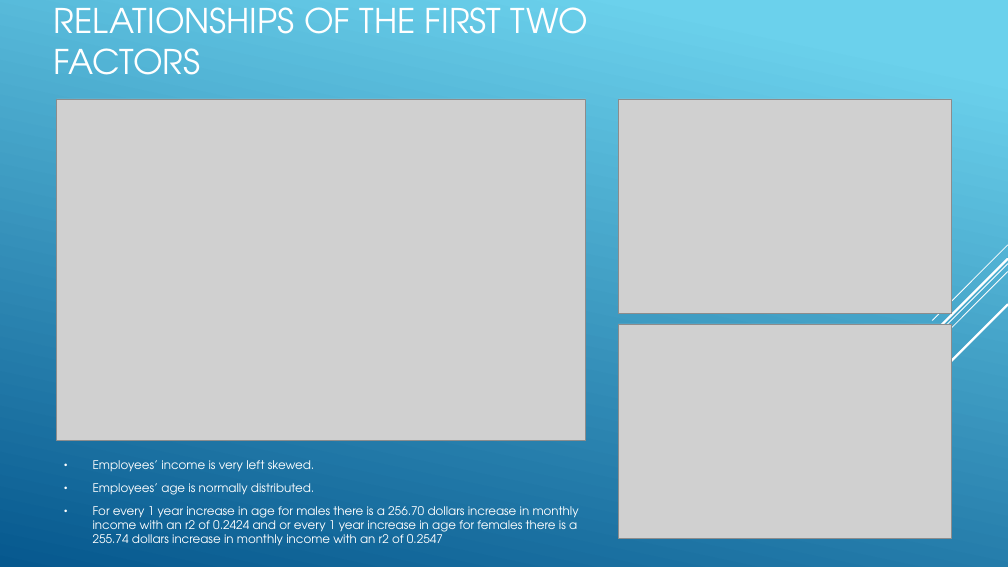
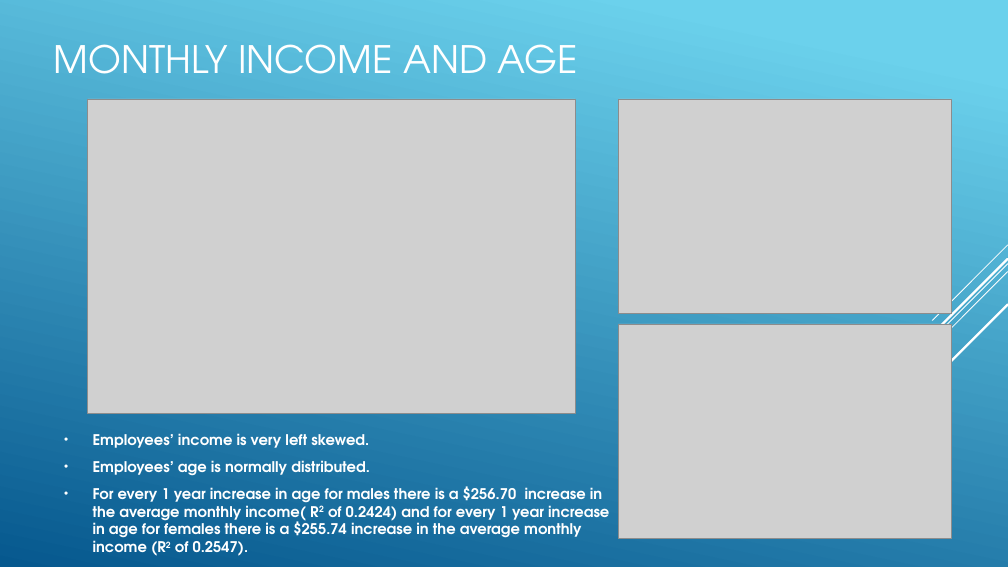
Before and after one commit to R-Chandna/MSDS6306_CaseStudy_2, a slide deck: slide 8 of Attrition_Case_Study_2_pptx_TAJAR_IP.pptx. Drawn at 1008x567 pixels with LibreOffice and Linux fonts; fonts in the diff are those of the drawing; grey boxes stand for pictures. Boxes give left, top, right and bottom in pixels: in the first picture for what was removed or moved away, otherwise in the second. Text is boxed around its words. In the diff, an @@ line names an element or a change of style, - is before the commit and + after.

```diff
--- a/Attrition_Case_Study_2_pptx_TAJAR_IP.pptx
+++ b/Attrition_Case_Study_2_pptx_TAJAR_IP.pptx
@@ title at box(54, 44, 578, 74): text changed; size 32.4 to 36 pt @@
-RELATIONSHIPS OF THE FIRST TWO FACTORS
+MONTHLY INCOME AND AGE
@@ picture: place and size @@
-picture at box(57, 99, 586, 441)
+picture at box(88, 99, 575, 414)
@@ text "Employees’ income is very left ...": place and size @@
-text "Employees’ income is very left ..." at box(93, 460, 579, 546)
+text "Employees’ income is very left ..." at box(93, 433, 609, 552)
@@ text at box(93, 433, 370, 476): size 11.2 to 14 pt, bold on in "Employees’ income is very left skewed.", "Employees’ age is normally distributed." @@
@@ text at box(93, 486, 609, 552): text changed; size 11.2 to 14 pt; bold on @@
-• For every 1 year increase in age for males there is a 256.70 dollars increase in monthly income with an r2 of 0.2424 and or every 1 year increase in age for females there is a 255.74 dollars increase in monthly income with an r2 of 0.2547
+• For every 1 year increase in age for males there is a $256.70 increase in the average monthly income( R2 of 0.2424) and for every 1 year increase in age for females there is a $255.74 increase in the average monthly income (R2 of 0.2547).
```
Also in this commit, not shown: 2 other slides changed, 19 other files.
